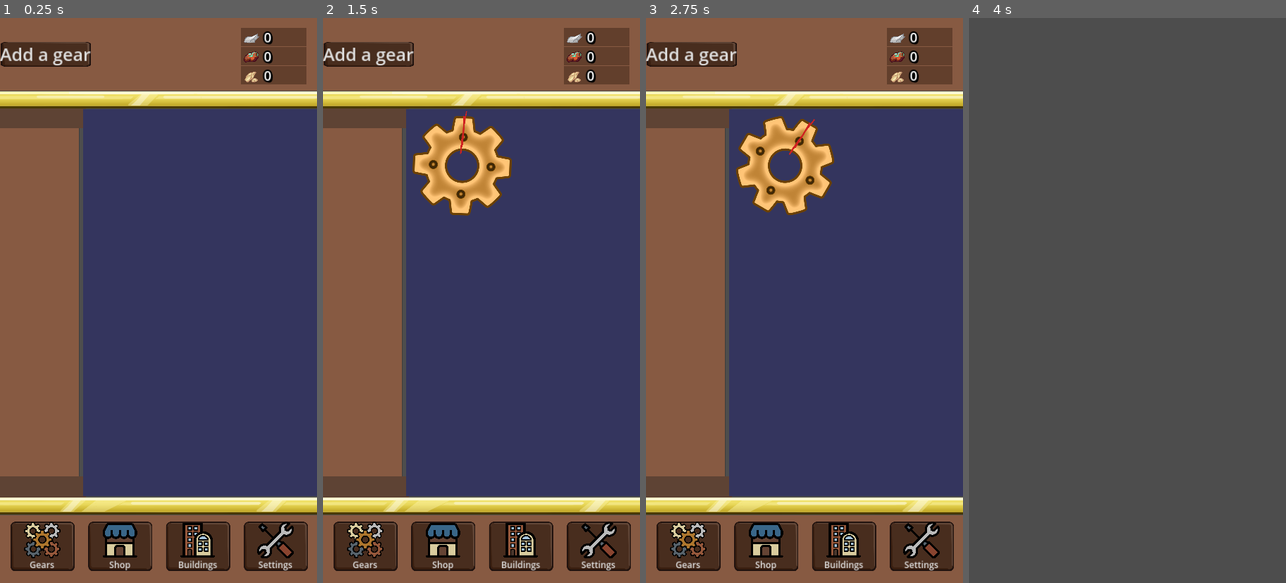
Above: before the commit, frames 1-4 (left to right).
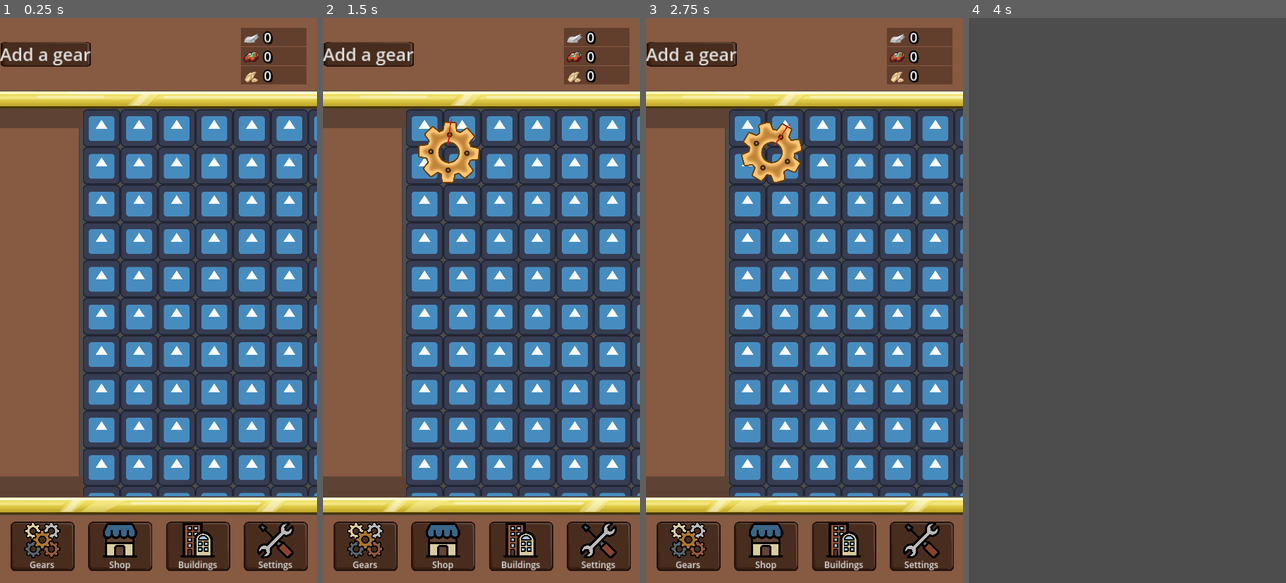
Above: after the commit, the same moments.

Repository: IIS-Mobile/PGiAnUP_zima_2024_stacjonarne_Catblast_Studio
Game: Godot game, scene res://scenes/main.tscn
Two runs of this game, one before a commit and one after it. Both use one fixed random seed, a clock stepped at 60 frames per second and the inputs below. The engine's default icon, where the game draws it, is replaced by a stand-in: a white triangle on a blue panel in a dark square.
Inputs (mouse positions are in pixels of both pictures, inside the frame that each line leads up to):
- Up to frame 1 (0.25 s): no input
- Up to frame 2 (1.5 s): click "Add a gear" at 0.5 s; click (563, 317) at 1.27 s
- Up to frame 3 (2.75 s): click (845, 300) at 2.02 s
- Up to frame 4 (4 s): click "Gears" at 2.75 s; tap Enter at 3.5 s

The runs differ from the first frame. In frame 1, 29% of the frame differs, in the area x 26-100%, y 16-85%; in frame 2, 30%; in frame 3, 30%; in frame 4, nothing differs.

Commit message:
gear_container autoresize (no runtime resizes)

Diff:
--- a/scenes/gear.gd
+++ b/scenes/gear.gd
@@ -11,6 +11,8 @@
 	return gear
 
 func _ready() -> void:
+	#TODO: react to runtime resizes?
+	scale *= (get_parent().size[0] * 0.30) / 512
 	$ResourcePopup.hide()
 	count += 1
 
--- a/scenes/gear.tscn
+++ b/scenes/gear.tscn
@@ -2,13 +2,12 @@
 
 [ext_resource type="Script" path="res://scenes/gear.gd" id="1_q1hg2"]
 [ext_resource type="Texture2D" uid="uid://cgwxhey1rcadd" path="res://assets/art/gears/placeholder_gear3.png" id="2_lfsoe"]
-[ext_resource type="PackedScene" uid="uid://1svdgnyib5l1" path="res://scenes/resource_popup.tscn" id="3_m4of8"]
+[ext_resource type="PackedScene" uid="uid://cq8mg61kyc58c" path="res://scenes/resource_popup.tscn" id="3_m4of8"]
 
 [node name="Gear" type="Node2D"]
 script = ExtResource("1_q1hg2")
 
 [node name="Sprite" type="Sprite2D" parent="."]
-scale = Vector2(0.75, 0.75)
 texture = ExtResource("2_lfsoe")
 
 [node name="ResourcePopup" parent="." instance=ExtResource("3_m4of8")]
--- a/scenes/gear_container.gd
+++ b/scenes/gear_container.gd
@@ -1,24 +1,27 @@
-extends Node2D
+extends TextureButton
 
 signal rotation_completed(index)
 
 var gears = 0
 
+func percent_to_pixels(percent: float) -> int:
+	return (percent * 0.01 * self.size[0] as float) as int
+
 func add_gear() -> void:
 	# TODO: placeholder
 	if gears >= 16:
-		pass
+		return
 	var gear = Gear.create()
 	var x_pos = gears % 4
-	var y_pos = 192 + (gears / 4) * 348
+	var y_pos = percent_to_pixels(18.5) + (gears / 4) * percent_to_pixels(28)
 	if (gears / 4) % 2:
 		x_pos = 3 - x_pos
 	#TODO: placeholder
 	if gears != 15 and gears % 4 == 3:
-		y_pos += 58
+		y_pos += percent_to_pixels(4.5)
 	elif gears != 0 and gears % 4 ==0:
-		y_pos -= 58
-	gear.position = Vector2(192 + x_pos * 232, y_pos)
+		y_pos -= percent_to_pixels(4.5)
+	gear.position = Vector2(percent_to_pixels(18.5) + x_pos * percent_to_pixels(21), y_pos)
 	gear.z_index = gears % 2
 	gears += 1
 	add_child(gear)
@@ -26,10 +29,10 @@
 func _physics_process(_delta: float) -> void:
 	Gear.speed = max(Gear.speed * 0.99, 0)
 
-func _on_texture_button_pressed() -> void:
-	if gears:
-		Gear.speed = min(Gear.speed + 0.1, 1.0)
-
 func _on_rotation_completed(index: Variant) -> void:
 	if not index:
 		$Sound.play()
+
+func _on_pressed() -> void:
+	if gears:
+		Gear.speed = min(Gear.speed + 0.1, 1.0)
--- a/scenes/gear_container.tscn
+++ b/scenes/gear_container.tscn
@@ -1,22 +1,18 @@
-[gd_scene load_steps=3 format=3 uid="uid://cyjejqvy7vq4q"]
+[gd_scene load_steps=4 format=3 uid="uid://cyjejqvy7vq4q"]
 
+[ext_resource type="Texture2D" uid="uid://gni83whcoogs" path="res://assets/icon.svg" id="1_6stmf"]
 [ext_resource type="Script" path="res://scenes/gear_container.gd" id="1_ov4vb"]
 [ext_resource type="AudioStream" uid="uid://d4cnxegiuvf44" path="res://assets/audio/tick.wav" id="2_jx61m"]
 
-[node name="GearContainer" type="Node2D"]
+[node name="GearContainer" type="TextureButton"]
+size_flags_horizontal = 3
+size_flags_vertical = 3
+texture_normal = ExtResource("1_6stmf")
+stretch_mode = 1
 script = ExtResource("1_ov4vb")
-
-[node name="ColorRect" type="ColorRect" parent="."]
-offset_right = 1080.0
-offset_bottom = 1400.0
-color = Color(0.203922, 0.207843, 0.368627, 1)
-
-[node name="TextureButton" type="TextureButton" parent="."]
-offset_right = 1080.0
-offset_bottom = 1400.0
 
 [node name="Sound" type="AudioStreamPlayer" parent="."]
 stream = ExtResource("2_jx61m")
 
+[connection signal="pressed" from="." to="." method="_on_pressed"]
 [connection signal="rotation_completed" from="." to="." method="_on_rotation_completed"]
-[connection signal="pressed" from="TextureButton" to="." method="_on_texture_button_pressed"]
--- a/scenes/main.gd
+++ b/scenes/main.gd
@@ -1,11 +1,12 @@
 extends Node2D
 
-@onready var counter = [get_node("UI/Labels/Label_resource1"),get_node("UI/Labels/Label_resource2"),get_node("UI/Labels/Label_resource3"),get_node("UI/Labels/Label_resource4")]
+@onready var counter = [get_node("UI/VBoxContainer/ColorRect/Resource1/Label_resource2"),get_node("UI/VBoxContainer/ColorRect/Resource2/Label_resource2"),get_node("UI/VBoxContainer/ColorRect/Resource3/Label_resource1")]
 
 func _on_gear_button_pressed() -> void:
 	$UI/VBoxContainer/HSplitContainer/ScrollContainer/GearContainer.add_gear()
 
 func _on_gear_container_rotation_completed(index: Variant) -> void:
 	#TODO: placeholder
-	var counter = counter[index / 4]
-	counter.text = str(int(counter.text) + 1)
+	if index / 4 != 3:
+		var counter = counter[index / 4]
+		counter.text = str(int(counter.text) + 1)
--- a/scenes/main.tscn
+++ b/scenes/main.tscn
@@ -211,9 +211,9 @@
 
 [node name="ScrollContainer" type="ScrollContainer" parent="UI/VBoxContainer/HSplitContainer"]
 layout_mode = 2
-size_flags_vertical = 3
 
 [node name="GearContainer" parent="UI/VBoxContainer/HSplitContainer/ScrollContainer" instance=ExtResource("6_8ut51")]
+layout_mode = 2
 
 [node name="GoldenBarDown" type="TextureRect" parent="UI/VBoxContainer"]
 z_index = 7
--- a/scenes/simple_counter.tscn
+++ /dev/null
@@ -1,21 +0,0 @@
-[gd_scene load_steps=3 format=3 uid="uid://c31xbnljqsxca"]
-
-[ext_resource type="Script" path="res://scenes/counter.gd" id="1_rj476"]
-[ext_resource type="Texture2D" uid="uid://gni83whcoogs" path="res://assets/icon.svg" id="2_g1r4t"]
-
-[node name="Node2D" type="Node2D"]
-script = ExtResource("1_rj476")
-
-[node name="Icon" type="Sprite2D" parent="."]
-position = Vector2(538, 1006)
-scale = Vector2(5, 5)
-texture = ExtResource("2_g1r4t")
-
-[node name="Label" type="Label" parent="."]
-offset_left = -1.0
-offset_top = 302.0
-offset_right = 1075.0
-offset_bottom = 575.0
-theme_override_font_sizes/font_size = 200
-text = "0"
-horizontal_alignment = 1
